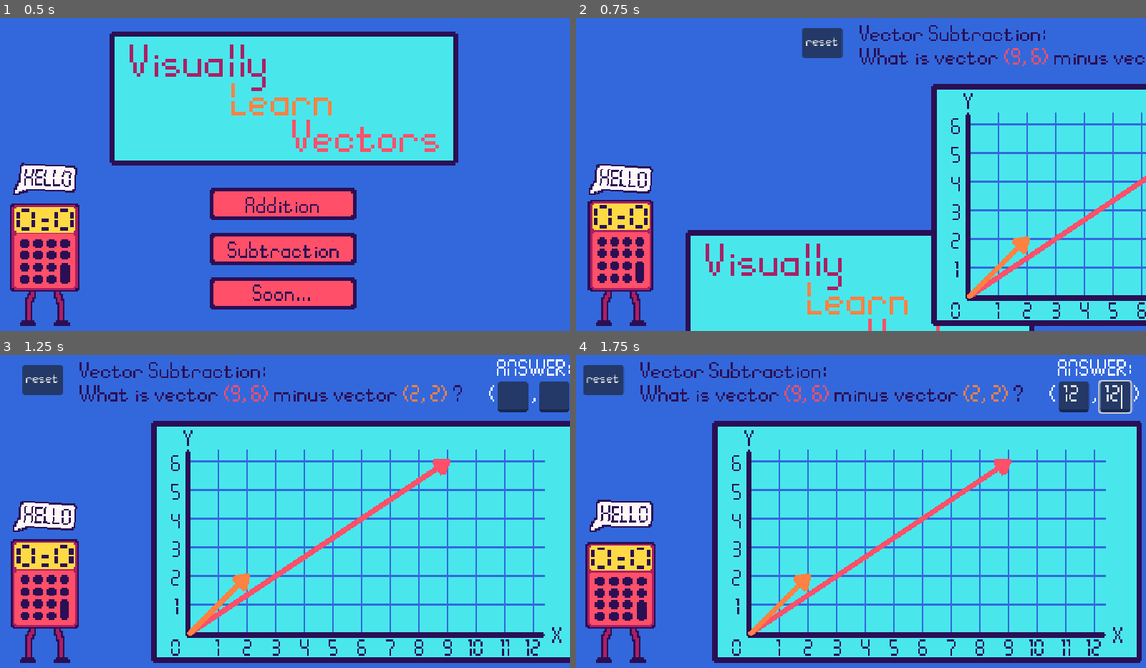
Above: before the commit, frames 1-4 (two rows, left to right).
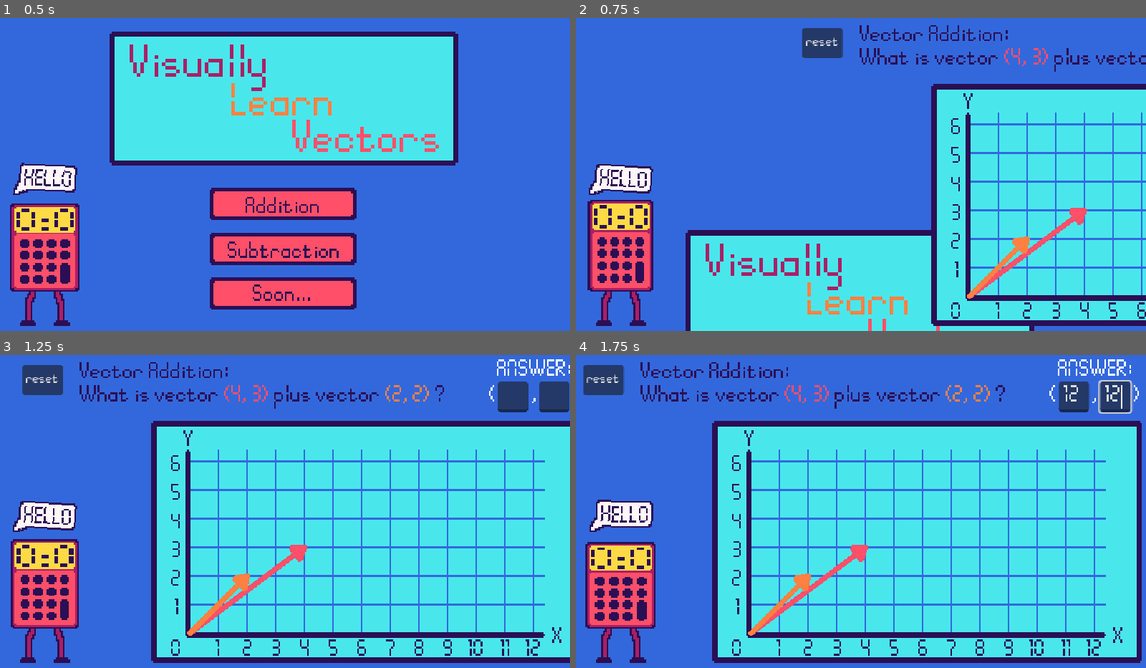
Above: after the commit, the same moments.

Repository: KyleTiley/VectorMathGame
Game: Godot game, scene res://Game/game.tscn
Same seed, same stepped clock (60 frames per second), same inputs: the game is played once before the commit and once after it.
Inputs (mouse positions are in pixels of both pictures, inside the frame that each line leads up to):
- Up to frame 1 (0.5 s): no input
- Up to frame 2 (0.75 s): click "Addition" at 0.5 s
- Up to frame 3 (1.25 s): no input
- Up to frame 4 (1.75 s): click (1089, 395) at 1.27 s; type "12" at 1.35 s; click (1128, 395) at 1.5 s; type "12" at 1.58 s

Frame 1 is identical in both runs. In frame 2, 1.2% of the frame differs, in the area x 61-100%, y 2-90%; in frame 3, 1.9%, in the area x 26-82%, y 2-90%; in frame 4, 1.9%.

Commit message:
question clearing works

Diff:
--- a/Game/Levels/VectorAddition.gd
+++ b/Game/Levels/VectorAddition.gd
@@ -16,8 +16,11 @@
 var compute_addition = false
 
 # move to function for start button
-func _ready():
-	question_rich_label.text = ""
+#func _ready():
+#	setup_level()
+
+func setup_level():
+	question_rich_label.clear()
 	if compute_addition:
 		compute_vectors_addition()
 	else:
@@ -87,4 +90,4 @@
 		return false
 
 func _on_button_reset_pressed():
-	print("reset")
+	setup_level()
--- a/Game/UI.gd
+++ b/Game/UI.gd
@@ -27,7 +27,11 @@
 	game_level.position = game_level.position.lerp(Vector2.ZERO, _delta * lerp_speed)
 
 func _on_button_addition_pressed():
+	$"../Levels/VectorAddition".compute_addition = true
+	$"../Levels/VectorAddition".setup_level()
 	lerp_game = true
 
 func _on_button_subtraction_pressed():
-	pass # Replace with function body.
+	$"../Levels/VectorAddition".compute_addition = false
+	$"../Levels/VectorAddition".setup_level()
+	lerp_game = true
--- a/Game/game.tscn
+++ b/Game/game.tscn
@@ -73,6 +73,7 @@
 texture_hover = ExtResource("3_l55qn")
 
 [node name="Label" type="Label" parent="UI/MainMenu/ButtonSubtraction"]
+layout_mode = 0
 offset_left = 10.0
 offset_top = 4.5
 offset_right = 136.0
@@ -94,6 +95,7 @@
 texture_hover = ExtResource("3_l55qn")
 
 [node name="Label" type="Label" parent="UI/MainMenu/ButtonComingSoon"]
+layout_mode = 0
 offset_left = 23.5
 offset_top = 4.0
 offset_right = 148.5
